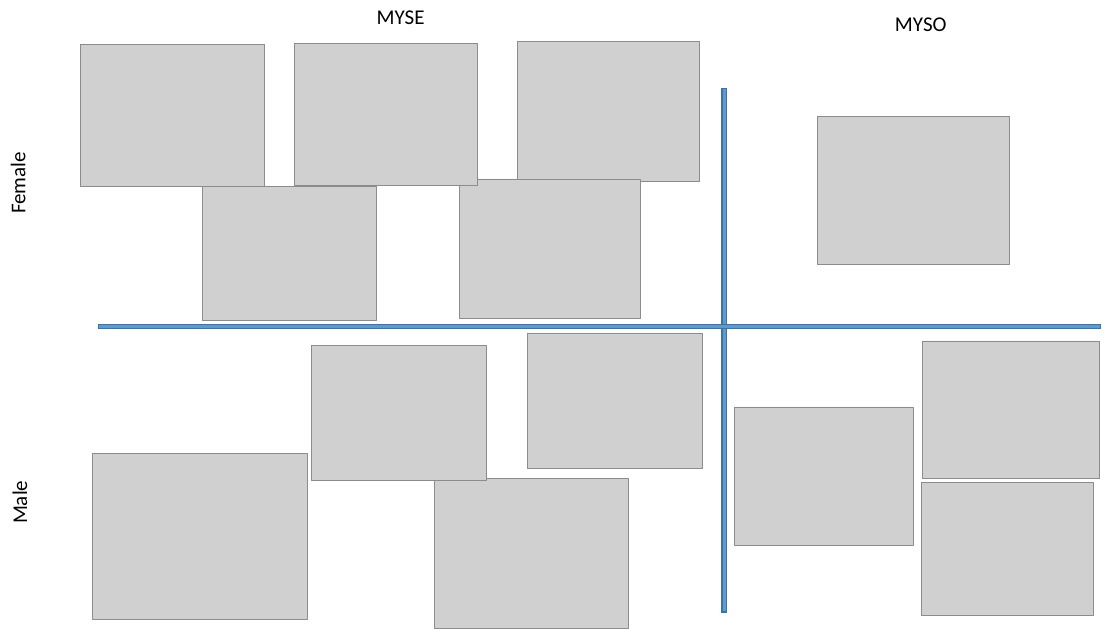
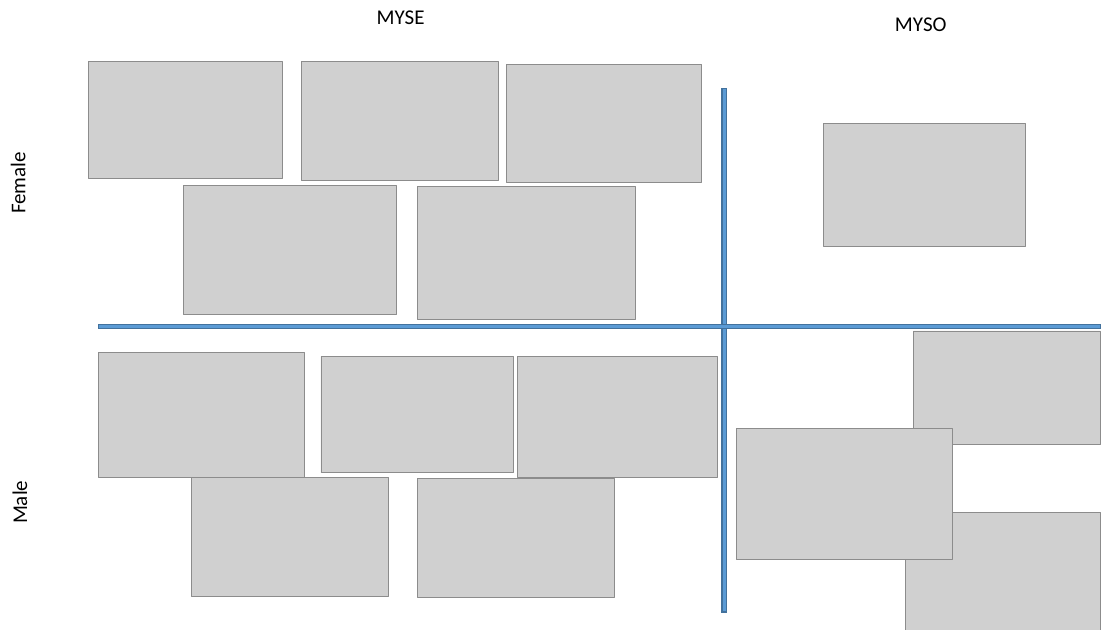
Before and after one commit to bleds22e/Smokies-bat-data-2015, a slide deck: slide 1 of plots/plot_summary.pptx. Drawn at 1120x630 pixels with LibreOffice and Linux fonts; fonts in the diff are those of the drawing; grey boxes stand for pictures. Boxes give left, top, right and bottom in pixels: in the first picture for what was removed or moved away, otherwise in the second. Text is boxed around its words. In the diff, an @@ line names an element or a change of style, - is before the commit and + after.

```diff
--- a/plots/plot_summary.pptx
+++ b/plots/plot_summary.pptx
@@ picture: place and size @@
-picture at box(81, 45, 265, 187)
+picture at box(88, 61, 281, 179)
@@ picture: place and size @@
-picture at box(294, 44, 477, 186)
+picture at box(302, 61, 498, 181)
@@ picture: place and size @@
-picture at box(518, 41, 699, 181)
+picture at box(507, 64, 702, 181)
@@ picture: place and size @@
-picture at box(818, 117, 1009, 265)
+picture at box(823, 124, 1026, 247)
@@ picture: place and size @@
-picture at box(202, 187, 376, 321)
+picture at box(183, 186, 397, 315)
@@ picture: place and size @@
-picture at box(460, 179, 640, 318)
+picture at box(417, 187, 635, 319)
@@ picture added at box(98, 352, 304, 476) @@
@@ picture: place and size @@
-picture at box(312, 345, 486, 481)
+picture at box(321, 356, 513, 473)
@@ picture: place and size @@
-picture at box(528, 334, 703, 469)
+picture at box(518, 356, 718, 477)
@@ picture: place and size @@
-picture at box(923, 341, 1101, 479)
+picture at box(913, 331, 1101, 444)
@@ picture: place and size @@
-picture at box(734, 407, 913, 545)
+picture at box(736, 429, 952, 560)
@@ picture removed at box(92, 454, 307, 619) @@
@@ picture added at box(192, 477, 389, 597) @@
@@ picture: place and size @@
-picture at box(434, 478, 628, 628)
+picture at box(418, 478, 614, 597)
@@ picture: place and size @@
-picture at box(922, 482, 1094, 615)
+picture at box(907, 513, 1102, 630)
```
Also in this commit, not shown: 21 other files.
